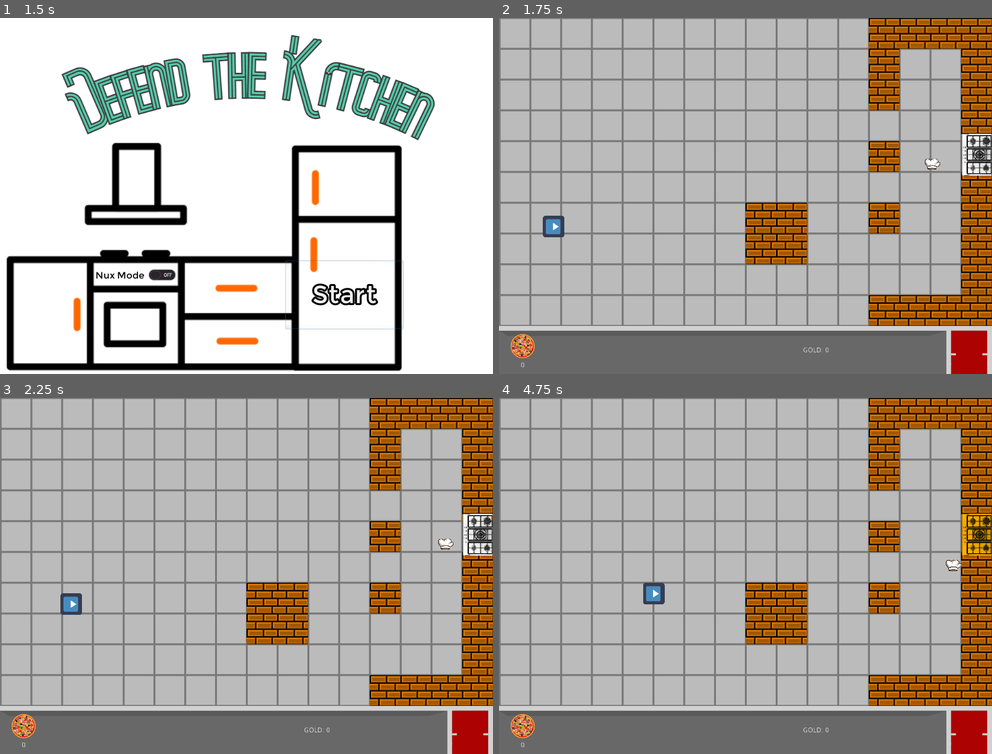
Above: before the commit, frames 1-4 (two rows, left to right).
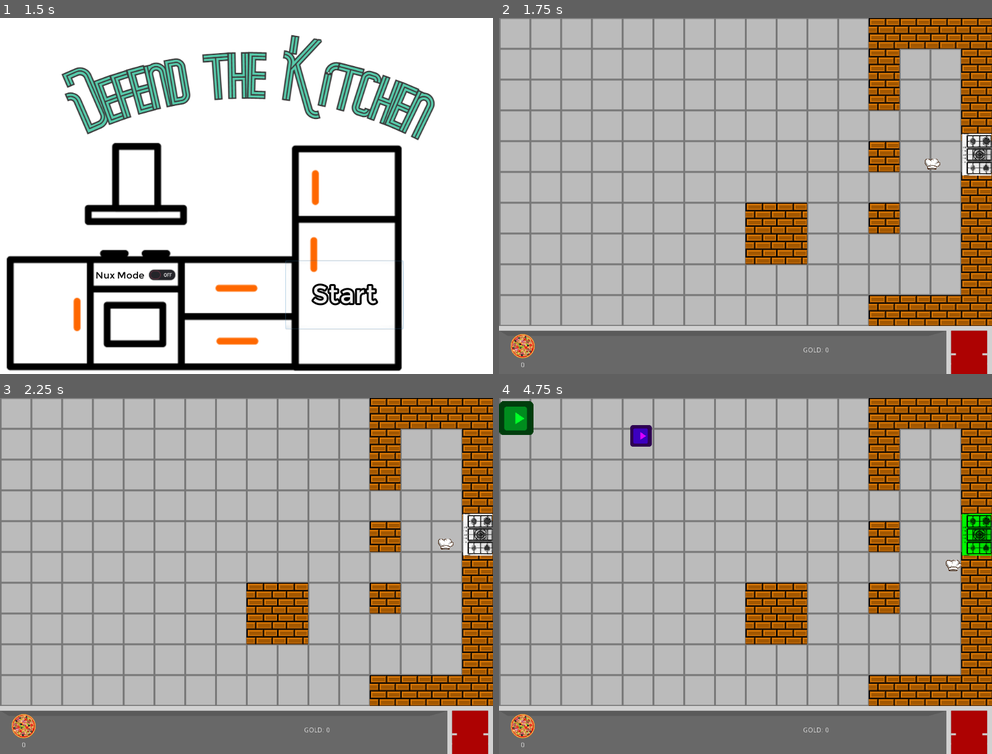
Above: after the commit, the same moments.

Repository: TreyDettmer/DefendTheKitchen
Game: Godot game, scene res://Main.tscn
Same seed, same stepped clock (60 frames per second), same inputs: the game is played once before the commit and once after it. The engine's default icon, where the game draws it, is replaced by a stand-in: a white triangle on a blue panel in a dark square.
Inputs (mouse positions are in pixels of both pictures, inside the frame that each line leads up to):
- Up to frame 1 (1.5 s): click "Start" at 0.5 s; click "Start" at 1.25 s
- Up to frame 2 (1.75 s): no input
- Up to frame 3 (2.25 s): move the mouse to (354, 558) at 2.02 s; hold D (move_right) from 2.03 s (still down); click (354, 558) at 2.1 s
- Up to frame 4 (4.75 s): move the mouse to (646, 593) at 2.77 s; release D (move_right) at 2.78 s; hold S (move_down) 2.78-3.53 s; tap E (interact) at 2.85 s; click (646, 593) at 3.05 s; move the mouse to (794, 497) at 3.52 s; hold D (move_right) 3.53-4.28 s; click (794, 497) at 3.6 s; move the mouse to (720, 647) at 4.27 s; hold W (move_up) from 4.28 s (still down); click (720, 647) at 4.35 s

Frame 1 is identical in both runs. In frame 2, 0.3% of the frame differs, in the area x 8-14%, y 55-62%; in frame 3, 0.3%; in frame 4, 1.9%, in the area x 0-100%, y 0-58%.

Commit message:
enemy types, waves, collisions, navigation

Diff:
--- a/DefendTheKitchen/Enemy.gd
+++ b/DefendTheKitchen/Enemy.gd
@@ -1,52 +1,68 @@
 extends KinematicBody2D
+
+# This is the "abstract" class that all enemy types inherit from
+
+
+
 
 onready var navigationAgent = $NavigationAgent2D;
 
 signal pathChanged(path);
+signal died(_self);
 
-export (NodePath) var playerNodePath;
 var player = null;
 var velocity = Vector2.ZERO;
-export var maxSpeed = 1.0;
-# since we aren't currently changing the sprite to make the enemy look fatter, we just change the size of the sprite
-export var damageSpriteScaleFactor = 1.25;
+export (float) var maxSpeed = 70.0;
 var isDead = false;
 var canMove = true;
 export var canMoveOnAttack = true;
 var isAttacking = false;
 var canAttack = true;
-export var attackCooldown = 1.0;
-export var attackWindup = 1.0;
-export var attackDistance = 200;
-export var healthPoints = 3;
-var currentColor = Color(1,1,1);
+export (float) var attackCooldown;
+export (float) var attackWindup;
+export (float) var attackDistance;
+export var healthPoints = 1;
+export var currentColor = Color(1,1,1);
+
+var normalEnemyPrefab = load("res://Enemy_Normal.tscn");
+var bigEnemyPrefab = load("res://Enemy_Big.tscn");
+var fastEnemyPrefab = load("res://Enemy_Fast.tscn");
+
+# thresholds that determine which navigation polygon (tight, normal, or wide) the enemy should be attached to
+var navigationPolygonThresholds = {
+	"tight" : 0.5,
+	"normal" : 0.7,
+	"big" : 1.1
+};
 
 func _ready():
-	player = get_node("../Player");
+
+	player = get_node("../../Player");
 	navigationAgent.set_target_location(player.global_position);
 	navigationAgent.max_speed = maxSpeed;
 	$AnimatedSprite.modulate = currentColor;
+
 
 func _process(delta):
 	if isDead:
 		return;
 	CalculateMovement(delta);
 
+func _test():
+	print("test");
 
 func _physics_process(_delta):
-	if player != null:
-		if isDead:
-			return;
+	if isDead:
+		return;
 
-		# if we are close enough to player then attack
-		if canAttack and (player.global_position - global_position).length_squared() < attackDistance*attackDistance:
+	# if we are close enough to player then attack
+	if canAttack and (player.global_position - global_position).length_squared() < attackDistance*attackDistance:
 
-			# ensure that there is nothing between us and the player
-			var space_state = get_world_2d().direct_space_state;
-			var raycastResult = space_state.intersect_ray(global_position,player.global_position,[self],0b0001)
-			if raycastResult:
-
-				attackPlayer();
+		# ensure that there is nothing between us and the player
+		var space_state = get_world_2d().direct_space_state;
+		var raycastResult = space_state.intersect_ray(global_position,player.global_position,[self],0b0001)
+		if raycastResult:
+			StartAttack();
 
 
 func CalculateMovement(_delta):
@@ -64,16 +80,14 @@
 		healthPoints -= damage;
 		currentColor *= .5
 		$AnimatedSprite.modulate = currentColor;
-
-		# increase size of enemy
-		# not doing this right now because of collision issues
-		#$AnimatedSprite.scale *= damageSpriteScaleFactor;
-		#$CollisionShape2D.shape.radius *= damageSpriteScaleFactor;
 		if healthPoints <= 0:
 			die();
+
 func die():
 	if not isDead:
 		isDead = true;
+		emit_signal("died",self);
+		get_parent().call_deferred("remove_child",self);
 		queue_free();
 
 func disable():
@@ -91,25 +105,29 @@
 func _on_NavigationAgent2D_path_changed():
 	emit_signal("pathChanged",navigationAgent.get_nav_path());
 
+func StartAttack():
+	isAttacking = true;
+	canAttack = false;
+	if not canMoveOnAttack:
+		canMove = false;
+	$AnimatedSprite.modulate = Color(1,0,0);
+	$AttackWindupTimer.start(attackWindup);
 
-func attackPlayer():
-	if player != null:
-		isAttacking = true;
-		canAttack = false;
-		print("starting attack...")
-		if not canMoveOnAttack:
-			canMove = false;
-		$AnimatedSprite.modulate = Color(1,0,0);
-		yield(get_tree().create_timer(attackWindup),"timeout");
-		if (player.global_position - global_position).length_squared() < attackDistance*attackDistance and not isDead:
-			player.takeDamage(1.0)
-			print("hit")
-		else:
-			print("missed")
+func _on_AttackWindupTimer_timeout():
+	if (player.global_position - global_position).length_squared() < attackDistance*attackDistance and not isDead:
+		player.takeDamage(1.0);
 
-		if not canMoveOnAttack:
-			canMove = true;
-		$AnimatedSprite.modulate = currentColor;
-		isAttacking = false;
-		yield(get_tree().create_timer(attackCooldown),"timeout");
-		canAttack = true;
+	if not canMoveOnAttack:
+		canMove = true;
+	$AnimatedSprite.modulate = currentColor;
+	isAttacking = false;
+	$AttackCooldownTimer.start(attackCooldown);
+
+
+func _on_AttackCooldownTimer_timeout():
+	canAttack = true;
+
+
+func _on_Area2D_area_entered(area):
+	if area.get_parent().is_in_group("food"):
+		area.get_parent().HitEnemy(self);
--- a/DefendTheKitchen/Enemy.tscn
+++ b/DefendTheKitchen/Enemy.tscn
@@ -14,25 +14,41 @@
 [sub_resource type="CircleShape2D" id=2]
 radius = 21.0238
 
+[sub_resource type="CircleShape2D" id=3]
+radius = 21.095
+
 [node name="Enemy" type="KinematicBody2D" groups=["enemies"]]
 collision_layer = 2
 collision_mask = 13
 script = ExtResource( 2 )
-maxSpeed = 70.0
 canMoveOnAttack = false
 attackWindup = 0.5
-attackDistance = 50
 
 [node name="AnimatedSprite" type="AnimatedSprite" parent="."]
 rotation = 1.5708
 scale = Vector2( 0.7, 0.7 )
 frames = SubResource( 1 )
 
-[node name="CollisionShape2D" type="CollisionShape2D" parent="."]
+[node name="NavigationCollider" type="CollisionShape2D" parent="."]
 shape = SubResource( 2 )
 
 [node name="NavigationAgent2D" type="NavigationAgent2D" parent="."]
 avoidance_enabled = true
 
+[node name="Area2D" type="Area2D" parent="."]
+collision_layer = 2
+collision_mask = 9
+
+[node name="WorldColliderArea" type="CollisionShape2D" parent="Area2D"]
+shape = SubResource( 3 )
+
+[node name="AttackWindupTimer" type="Timer" parent="."]
+one_shot = true
+
+[node name="AttackCooldownTimer" type="Timer" parent="."]
+
 [connection signal="path_changed" from="NavigationAgent2D" to="." method="_on_NavigationAgent2D_path_changed"]
 [connection signal="velocity_computed" from="NavigationAgent2D" to="." method="_on_NavigationAgent2D_velocity_computed"]
+[connection signal="area_entered" from="Area2D" to="." method="_on_Area2D_area_entered"]
+[connection signal="timeout" from="AttackWindupTimer" to="." method="_on_AttackWindupTimer_timeout"]
+[connection signal="timeout" from="AttackCooldownTimer" to="." method="_on_AttackCooldownTimer_timeout"]
--- /dev/null
+++ b/DefendTheKitchen/Enemy_Big.gd
@@ -0,0 +1 @@
+extends "res://Enemy.gd"
--- /dev/null
+++ b/DefendTheKitchen/Enemy_Big.tscn
@@ -0,0 +1,32 @@
+[gd_scene load_steps=5 format=2]
+
+[ext_resource path="res://Enemy.tscn" type="PackedScene" id=1]
+[ext_resource path="res://Enemy_Big.gd" type="Script" id=2]
+
+[sub_resource type="CircleShape2D" id=1]
+radius = 5.0
+
+[sub_resource type="CircleShape2D" id=2]
+radius = 35.0143
+
+[node name="Enemy_Big" instance=ExtResource( 1 )]
+script = ExtResource( 2 )
+maxSpeed = 50.0
+canMoveOnAttack = true
+attackCooldown = 0.6
+attackWindup = 0.4
+attackDistance = 60.0
+healthPoints = 3
+currentColor = Color( 0, 1, 0.156863, 1 )
+
+[node name="AnimatedSprite" parent="." index="0"]
+scale = Vector2( 1.1, 1.1 )
+
+[node name="NavigationCollider" parent="." index="1"]
+shape = SubResource( 1 )
+
+[node name="NavigationAgent2D" parent="." index="2"]
+navigation_layers = 4
+
+[node name="WorldColliderArea" parent="Area2D" index="0"]
+shape = SubResource( 2 )
--- /dev/null
+++ b/DefendTheKitchen/Enemy_Fast.gd
@@ -0,0 +1 @@
+extends "res://Enemy.gd"
--- /dev/null
+++ b/DefendTheKitchen/Enemy_Fast.tscn
@@ -0,0 +1,22 @@
+[gd_scene load_steps=4 format=2]
+
+[ext_resource path="res://Enemy.tscn" type="PackedScene" id=1]
+[ext_resource path="res://Enemy_Fast.gd" type="Script" id=2]
+
+[sub_resource type="CircleShape2D" id=1]
+radius = 21.0238
+
+[node name="Enemy_Fast" instance=ExtResource( 1 )]
+script = ExtResource( 2 )
+maxSpeed = 110.0
+canMoveOnAttack = true
+attackCooldown = 0.6
+attackWindup = 0.4
+attackDistance = 50.0
+currentColor = Color( 0.85098, 0, 1, 1 )
+
+[node name="NavigationCollider" parent="." index="1"]
+shape = SubResource( 1 )
+
+[node name="NavigationAgent2D" parent="." index="2"]
+navigation_layers = 2
--- /dev/null
+++ b/DefendTheKitchen/Enemy_Normal.gd
@@ -0,0 +1 @@
+extends "res://Enemy.gd"
--- /dev/null
+++ b/DefendTheKitchen/Enemy_Normal.tscn
@@ -0,0 +1,27 @@
+[gd_scene load_steps=5 format=2]
+
+[ext_resource path="res://Enemy.tscn" type="PackedScene" id=1]
+[ext_resource path="res://Enemy_Normal.gd" type="Script" id=2]
+
+[sub_resource type="CircleShape2D" id=1]
+radius = 21.0238
+
+[sub_resource type="CircleShape2D" id=2]
+radius = 21.0
+
+[node name="Enemy_Normal" instance=ExtResource( 1 )]
+script = ExtResource( 2 )
+canMoveOnAttack = true
+attackCooldown = 0.6
+attackWindup = 0.4
+attackDistance = 50.0
+healthPoints = 2
+
+[node name="NavigationCollider" parent="." index="1"]
+shape = SubResource( 1 )
+
+[node name="NavigationAgent2D" parent="." index="2"]
+navigation_layers = 2
+
+[node name="CollisionShape2D" parent="Area2D" index="0"]
+shape = SubResource( 2 )
--- a/DefendTheKitchen/Food.tscn
+++ b/DefendTheKitchen/Food.tscn
@@ -1,29 +1,25 @@
-[gd_scene load_steps=5 format=2]
+[gd_scene load_steps=4 format=2]
 
-[ext_resource path="res://Art/pizza-64x64.png" type="Texture" id=1]
 [ext_resource path="res://Food.gd" type="Script" id=2]
 
-[sub_resource type="SpriteFrames" id=1]
-animations = [ {
-"frames": [ ExtResource( 1 ) ],
-"loop": true,
-"name": "default",
-"speed": 5.0
-} ]
+[sub_resource type="CircleShape2D" id=2]
+radius = 17.2627
 
-[sub_resource type="CircleShape2D" id=2]
-radius = 12.1655
+[sub_resource type="CircleShape2D" id=3]
+radius = 17.0
 
-[node name="Food" type="KinematicBody2D"]
+[node name="Food" type="KinematicBody2D" groups=["food"]]
 collision_layer = 8
-collision_mask = 6
+collision_mask = 18
 script = ExtResource( 2 )
 speed = 30000.0
 
 [node name="AnimatedSprite" type="AnimatedSprite" parent="."]
-position = Vector2( -0.375, 0.375 )
-scale = Vector2( 0.0609375, 0.0609375 )
-frames = SubResource( 1 )
 
 [node name="CollisionShape2D" type="CollisionShape2D" parent="."]
 shape = SubResource( 2 )
+
+[node name="Area2D" type="Area2D" parent="."]
+
+[node name="CollisionShape2D" type="CollisionShape2D" parent="Area2D"]
+shape = SubResource( 3 )
--- a/DefendTheKitchen/Level.gd
+++ b/DefendTheKitchen/Level.gd
@@ -3,8 +3,27 @@
 
 signal level_changed(level_name)
 
-#handling enemy movement
-onready var line = $Line2D;
+class Wave:
+	var normalEnemyCount: int;
+	var fastEnemyCount: int;
+	var bigEnemyCount: int;
+
+
+	func _init(_normalEnemyCount:int = 1, _fastEnemyCount:int = 0, _bigEnemyCount:int = 0):
+		normalEnemyCount = _normalEnemyCount;
+		fastEnemyCount = _fastEnemyCount;
+		bigEnemyCount = _bigEnemyCount;
+
+var currentWave = 1;
+
+var normalEnemyPrefab = preload("res://Enemy_Normal.tscn");
+var fastEnemyPrefab = preload("res://Enemy_Fast.tscn");
+var bigEnemyPrefab = preload("res://Enemy_Big.tscn");
+var possibleSpawnPoints = [];
+
+var waves = [Wave.new(1,1,1), Wave.new(4,1,1)]
+var rng = RandomNumberGenerator.new()
+var aliveEnemies = 0;
 
 export (String) var level_name = "level"
 
@@ -18,6 +37,13 @@
 	level_parameters = new_level_parameters
 	$Player.nuxMode(level_parameters.nuxMode)
 	$GoldLabel.text = "Gold: " + str(level_parameters.gold)
+
+	start_level();
+
+func start_level():
+	rng.randomize();
+	possibleSpawnPoints = $EnemySpawnPoints.get_children();
+	spawn_wave();
 
 # Functionality for playing sounds when switching levels
 #func play_loaded_sound() -> void:
@@ -44,5 +70,73 @@
 	set_gold(level_parameters.gold + 100)
 	emit_signal("level_changed", level_name)
 
-func _on_Enemy_pathChanged(path):
-	line.points = path;
+
+func spawn_wave():
+	# get the current wave
+	var wave = waves[currentWave - 1];
+
+	# random starting spawn point
+	var spawnPointIndex = rng.randi_range(0,possibleSpawnPoints.size());
+
+	# spawn the base enemies
+	for _n in range(wave.normalEnemyCount):
+		var enemy = normalEnemyPrefab.instance();
+
+
+		enemy.position = possibleSpawnPoints[spawnPointIndex % possibleSpawnPoints.size()].position;
+
+		# connect enemy death signal so we can update enemy count
+		enemy.connect("died",self,"enemy_died");
+		$Navigation2D_Normal.call_deferred("add_child",enemy);
+		aliveEnemies += 1;
+		spawnPointIndex += 1;
+
+		# slight delay between enemy spawns
+		yield(get_tree().create_timer(0.5),"timeout");
+
+	# spawn the fast enemies
+	for _n in range(wave.fastEnemyCount):
+		var enemy = fastEnemyPrefab.instance();
+
+
+		enemy.position = possibleSpawnPoints[spawnPointIndex % possibleSpawnPoints.size()].position;
+
+		# connect enemy death signal so we can update enemy count
+		enemy.connect("died",self,"enemy_died");
+		$Navigation2D_Normal.call_deferred("add_child",enemy);
+		aliveEnemies += 1;
+		spawnPointIndex += 1;
+
+		# slight delay between enemy spawns
+		yield(get_tree().create_timer(0.5),"timeout");
+
+
+	# spawn the big enemies
+	for _n in range(wave.bigEnemyCount):
+		var enemy = bigEnemyPrefab.instance();
+
+
+		enemy.position = possibleSpawnPoints[spawnPointIndex % possibleSpawnPoints.size()].position;
+
+		# connect enemy death signal so we can update enemy count
+		enemy.connect("died",self,"enemy_died");
+		$Navigation2D_Wide.call_deferred("add_child",enemy);
+		aliveEnemies += 1;
+		spawnPointIndex += 1;
+
+		# slight delay between enemy spawns
+		yield(get_tree().create_timer(0.5),"timeout");
+
+func enemy_died(_enemy):
+	aliveEnemies -= 1;
+	print("Enemy Died!!!");
+	if aliveEnemies <= 0:
+		complete_wave();
+
+func complete_wave():
+	print("Completed wave");
+	currentWave += 1;
+	if currentWave > waves.size():
+		print("You won!");
+	else:
+		spawn_wave();
--- a/DefendTheKitchen/Level1.tscn
+++ b/DefendTheKitchen/Level1.tscn
@@ -1,32 +1,49 @@
-[gd_scene load_steps=6 format=2]
+[gd_scene load_steps=7 format=2]
 
 [ext_resource path="res://Level.gd" type="Script" id=1]
 [ext_resource path="res://TileMap.tscn" type="PackedScene" id=2]
 [ext_resource path="res://Player.tscn" type="PackedScene" id=3]
-[ext_resource path="res://Enemy.tscn" type="PackedScene" id=4]
 [ext_resource path="res://Stove.tscn" type="PackedScene" id=5]
+
+[sub_resource type="NavigationPolygon" id=1]
+vertices = PoolVector2Array( 848, 464, 944, 560, 752, 560, 656, 528, 752, 464, 848, 336, 944, 80, 848, 368, 848, 240, 1144, -160, 1152, 888, 1040, 656, 1040, -16, -272, -160, 752, -16, 656, 368, 752, 368, -280, 888, 752, 656, 496, 368, 848, 208, 848, 80, 752, 208, 752, 240, 496, 528, 752, 336 )
+polygons = [ PoolIntArray( 0, 1, 2, 3, 4 ), PoolIntArray( 5, 6, 1, 7 ), PoolIntArray( 6, 5, 8 ), PoolIntArray( 9, 10, 11, 12 ), PoolIntArray( 13, 9, 12, 14 ), PoolIntArray( 4, 3, 15, 16 ), PoolIntArray( 11, 10, 17, 18 ), PoolIntArray( 17, 13, 14, 19 ), PoolIntArray( 20, 21, 6 ), PoolIntArray( 20, 6, 8 ), PoolIntArray( 22, 20, 8, 23 ), PoolIntArray( 3, 2, 18, 17, 24 ), PoolIntArray( 19, 24, 17 ), PoolIntArray( 19, 14, 22, 15 ), PoolIntArray( 15, 22, 23 ), PoolIntArray( 15, 23, 25 ), PoolIntArray( 16, 15, 25, 5 ), PoolIntArray( 7, 16, 5 ), PoolIntArray( 7, 1, 0 ) ]
+outlines = [ PoolVector2Array( -272, -160, 1144, -160, 1152, 888, -280, 888 ), PoolVector2Array( 496, 368, 656, 368, 656, 528, 496, 528 ), PoolVector2Array( 752, 208, 848, 208, 848, 80, 944, 80, 944, 560, 752, 560, 752, 656, 1040, 656, 1040, -16, 752, -16 ), PoolVector2Array( 752, 240, 848, 240, 848, 336, 752, 336 ), PoolVector2Array( 752, 368, 848, 368, 848, 464, 752, 464 ) ]
+
+[sub_resource type="NavigationPolygon" id=2]
+vertices = PoolVector2Array( 856, 472, 936, 552, 744, 552, 664, 536, 744, 472, 856, 344, 936, 88, 856, 360, 856, 232, 1144, -160, 1152, 888, 1040, 656, 1040, -16, 664, 360, 744, 360, -272, -160, 744, -16, -280, 888, 744, 656, 488, 360, 856, 216, 856, 88, 744, 216, 744, 232, 488, 536, 744, 344 )
+polygons = [ PoolIntArray( 0, 1, 2, 3, 4 ), PoolIntArray( 5, 6, 1, 7 ), PoolIntArray( 6, 5, 8 ), PoolIntArray( 9, 10, 11, 12 ), PoolIntArray( 4, 3, 13, 14 ), PoolIntArray( 15, 9, 12, 16 ), PoolIntArray( 11, 10, 17, 18 ), PoolIntArray( 17, 15, 16, 19 ), PoolIntArray( 20, 21, 6 ), PoolIntArray( 20, 6, 8 ), PoolIntArray( 22, 20, 8, 23 ), PoolIntArray( 3, 2, 18, 17, 24 ), PoolIntArray( 19, 24, 17 ), PoolIntArray( 19, 16, 22, 13 ), PoolIntArray( 13, 22, 23 ), PoolIntArray( 13, 23, 25 ), PoolIntArray( 14, 13, 25, 5 ), PoolIntArray( 7, 14, 5 ), PoolIntArray( 7, 1, 0 ) ]
+outlines = [ PoolVector2Array( -272, -160, 1144, -160, 1152, 888, -280, 888 ), PoolVector2Array( 488, 360, 664, 360, 664, 536, 488, 536 ), PoolVector2Array( 744, 216, 856, 216, 856, 88, 936, 88, 936, 552, 744, 552, 744, 656, 1040, 656, 1040, -16, 744, -16 ), PoolVector2Array( 744, 232, 856, 232, 856, 344, 744, 344 ), PoolVector2Array( 744, 360, 856, 360, 856, 472, 744, 472 ) ]
 
 [node name="Level1" type="CanvasLayer"]
 script = ExtResource( 1 )
 level_name = "level1"
 
 [node name="TileMap" parent="." instance=ExtResource( 2 )]
-bake_navigation = true
+show_collision = false
+collision_layer = 16
+collision_mask = 9
 tile_data = PoolIntArray( 65535, 3, 0, 0, 3, 0, 1, 3, 0, 2, 3, 0, 3, 3, 0, 4, 3, 0, 5, 3, 0, 6, 3, 0, 7, 3, 0, 8, 3, 0, …(2202 unchanged characters)…
+
+[node name="Navigation2D_Normal" type="Navigation2D" parent="."]
+navigation_layers = 2
+
+[node name="NavigationPolygonInstance" type="NavigationPolygonInstance" parent="Navigation2D_Normal"]
+navpoly = SubResource( 1 )
+navigation_layers = 2
+
+[node name="Navigation2D_Wide" type="Navigation2D" parent="."]
+navigation_layers = 4
+
+[node name="NavigationPolygonInstance" type="NavigationPolygonInstance" parent="Navigation2D_Wide"]
+navpoly = SubResource( 2 )
+navigation_layers = 4
 
 [node name="Player" parent="." instance=ExtResource( 3 )]
 position = Vector2( 903, 303 )
 
-[node name="Line2D" type="Line2D" parent="."]
-visible = false
-width = 5.0
-default_color = Color( 0.886275, 0.886275, 0.886275, 1 )
-
 [node name="Stove" parent="." instance=ExtResource( 5 )]
 position = Vector2( 992, 284 )
-
-[node name="Enemy" parent="." instance=ExtResource( 4 )]
-position = Vector2( 102, 435 )
 
 [node name="GoldLabel" type="Label" parent="."]
 margin_left = 631.0
@@ -37,5 +54,42 @@
 valign = 1
 uppercase = true
 
+[node name="EnemySpawnPoints" type="Node2D" parent="."]
+
+[node name="EnemySpawnPoint" type="Node2D" parent="EnemySpawnPoints"]
+position = Vector2( -64, 0 )
+
+[node name="EnemySpawnPoint2" type="Node2D" parent="EnemySpawnPoints"]
+position = Vector2( -64, 640 )
+
+[node name="EnemySpawnPoint3" type="Node2D" parent="EnemySpawnPoints"]
+position = Vector2( -200, 504 )
+
+[node name="EnemySpawnPoint4" type="Node2D" parent="EnemySpawnPoints"]
+position = Vector2( -192, 168 )
+
+[node name="EnemySpawnPoint5" type="Node2D" parent="EnemySpawnPoints"]
+position = Vector2( -120, 272 )
+
+[node name="EnemySpawnPoint6" type="Node2D" parent="EnemySpawnPoints"]
+position = Vector2( -128, 416 )
+
+[node name="EnemySpawnPoint7" type="Node2D" parent="EnemySpawnPoints"]
+position = Vector2( 136, 720 )
+
+[node name="EnemySpawnPoint8" type="Node2D" parent="EnemySpawnPoints"]
+position = Vector2( 136, -64 )
+
+[node name="EnemySpawnPoint9" type="Node2D" parent="EnemySpawnPoints"]
+position = Vector2( -152, -32 )
+
+[node name="EnemySpawnPoint10" type="Node2D" parent="EnemySpawnPoints"]
+position = Vector2( -160, 696 )
+
+[node name="EnemySpawnPoint11" type="Node2D" parent="EnemySpawnPoints"]
+position = Vector2( 32, 736 )
+
+[node name="EnemySpawnPoint12" type="Node2D" parent="EnemySpawnPoints"]
+position = Vector2( 40, -64 )
+
 [connection signal="pizza_added" from="Stove" to="Player" method="_on_Stove_pizza_added"]
-[connection signal="pathChanged" from="Enemy" to="." method="_on_Enemy_pathChanged"]
--- a/DefendTheKitchen/Main.gd
+++ b/DefendTheKitchen/Main.gd
@@ -1,6 +1 @@
 extends Node
-
-onready var line = $Line2D;
-
-func _on_Enemy_pathChanged(path):
-	line.points = path;
--- a/DefendTheKitchen/Pizza.gd
+++ b/DefendTheKitchen/Pizza.gd
@@ -9,8 +9,17 @@
 		var collision := get_slide_collision(index);
 		var body := collision.collider;
 		if body.is_in_group("enemies"):
-			body.takeDamage(1.0);
+			HitEnemy(body);
+		destroy();
+		break;
 
 
-		destroy();
-		break;
+func _on_Area2D_area_entered(area):
+	if area.get_parent().is_in_group("enemies"):
+		HitEnemy(area.get_parent());
+	destroy();
+
+
+func HitEnemy(enemy):
+	enemy.takeDamage(1.0);
+	destroy();
--- a/DefendTheKitchen/Pizza.tscn
+++ b/DefendTheKitchen/Pizza.tscn
@@ -1,19 +1,27 @@
-[gd_scene load_steps=4 format=2]
+[gd_scene load_steps=6 format=2]
 
 [ext_resource path="res://Food.tscn" type="PackedScene" id=1]
 [ext_resource path="res://Pizza.gd" type="Script" id=2]
+[ext_resource path="res://Art/pizza-64x64.png" type="Texture" id=3]
 
-[sub_resource type="CircleShape2D" id=1]
-radius = 26.0768
+[sub_resource type="SpriteFrames" id=1]
+animations = [ {
+"frames": [ ExtResource( 3 ) ],
+"loop": true,
+"name": "default",
+"speed": 5.0
+} ]
+
+[sub_resource type="CircleShape2D" id=2]
+radius = 17.0
 
 [node name="Pizza" instance=ExtResource( 1 )]
 script = ExtResource( 2 )
 speed = 200.0
 
 [node name="AnimatedSprite" parent="." index="0"]
-position = Vector2( 0, 0 )
-scale = Vector2( 1, 1 )
+scale = Vector2( 0.7, 0.7 )
+frames = SubResource( 1 )
 
-[node name="CollisionShape2D" parent="." index="1"]
-position = Vector2( 0, -1 )
-shape = SubResource( 1 )
+[node name="CollisionShape2D" parent="Area2D" index="0"]
+shape = SubResource( 2 )
--- a/DefendTheKitchen/Player.gd
+++ b/DefendTheKitchen/Player.gd
@@ -88,7 +88,8 @@
 		var b = foods["pizza"].instance();
 		b.direction = aimDirection;
 		owner.add_child(b);
-		b.global_position = global_position;
+		# spawn food in front of player
+		b.global_position = global_position + aimDirection * 30.0;
 		food_count["pizza"] -= 1
 
 		emit_signal("update_inventory", food_count)
--- a/DefendTheKitchen/Stove.tscn
+++ b/DefendTheKitchen/Stove.tscn
@@ -36,7 +36,6 @@
 flip_v = true
 
 [node name="StoveTimer" type="Timer" parent="."]
-wait_time = 2.0
 one_shot = true
 
 [connection signal="body_entered" from="Area2D" to="." method="_on_Area2D_body_entered"]
--- a/DefendTheKitchen/project.godot
+++ b/DefendTheKitchen/project.godot
@@ -13,13 +13,6 @@
 config/name="DefendTheKitchen"
 run/main_scene="res://Main.tscn"
 config/icon="res://Art/icon.png"
-
-[autoload]
-
-PluginSettings="*res://addons/github-integration/scripts/PluginSettings.gd"
-IconLoaderGithub="*res://addons/github-integration/scripts/IconLoaderGithub.gd"
-UserData="*res://addons/github-integration/scripts/user_data.gd"
-RestHandler="*res://addons/github-integration/scenes/RestHandler.tscn"
 
 [display]
 
@@ -84,6 +77,10 @@
 2d_physics/layer_2="Enemy"
 2d_physics/layer_3="Wall"
 2d_physics/layer_4="FoodProjectile"
+2d_physics/layer_5="Tilemap"
+2d_navigation/layer_2="normal"
+2d_navigation/layer_3="wide"
+2d_navigation/layer_4="tight"
 
 [physics]
 
Not shown: 1 places in DefendTheKitchen/Enemy.tscn that only renumber resources
